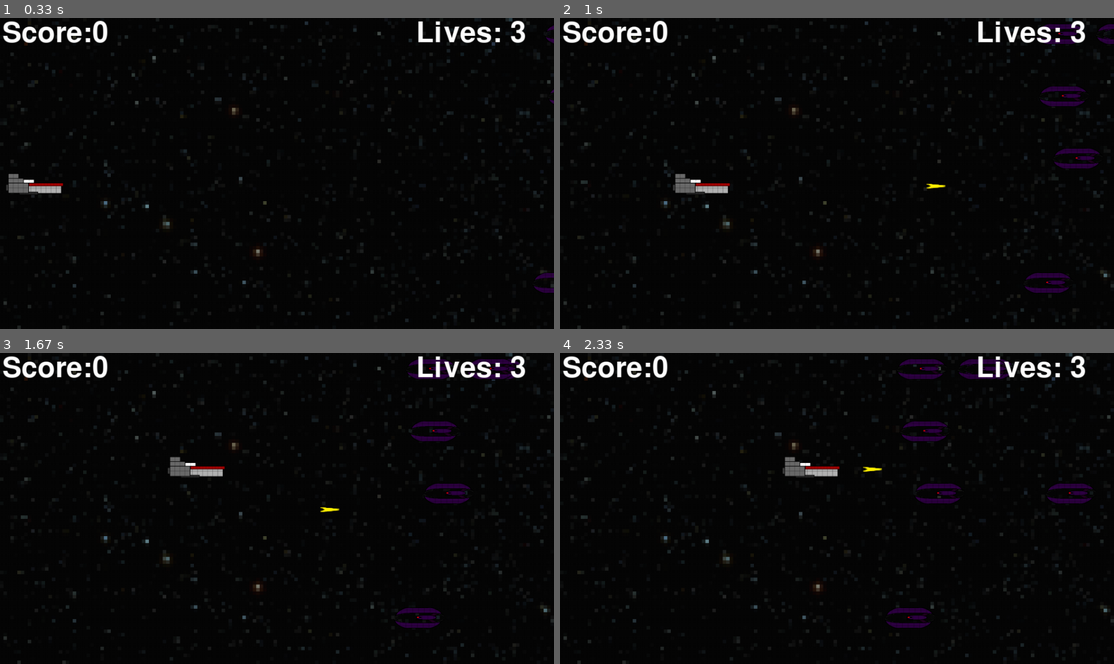
Above: before the commit, frames 1-4 (two rows, left to right).
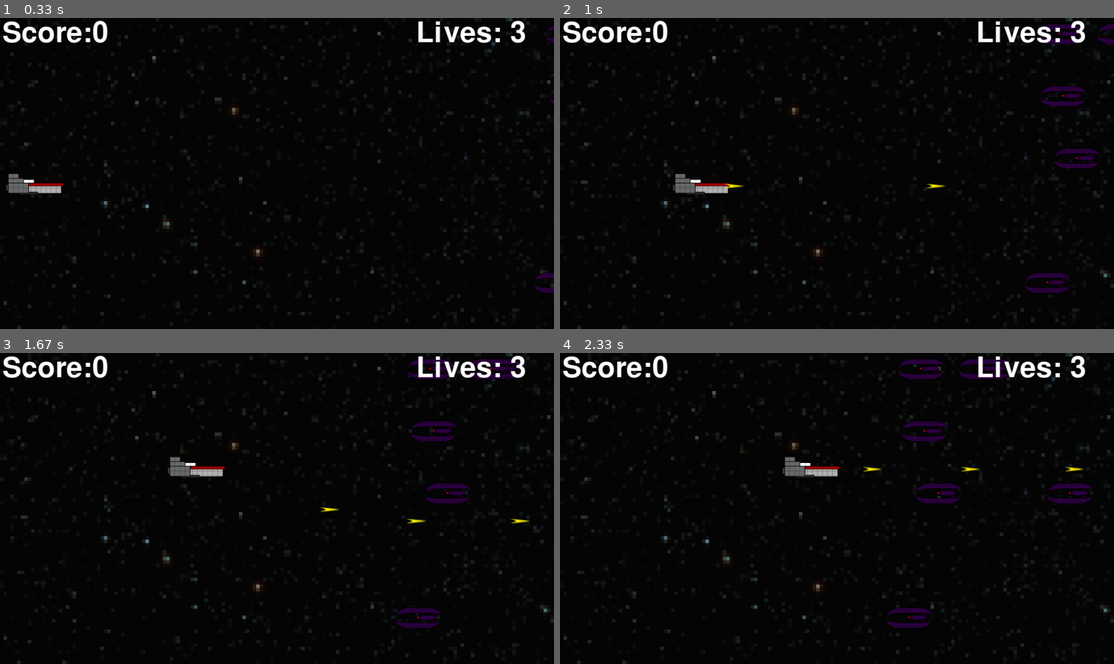
Above: after the commit, the same moments.

Repository: Demi-hero/UoN_Game_Project
Game: pygame game, started from Main.py
Two runs of this game, one before a commit and one after it. Both use one fixed random seed, a clock stepped at 60 frames per second and the inputs below.
Inputs (mouse positions are in pixels of both pictures, inside the frame that each line leads up to):
- Up to frame 1 (0.33 s): no input
- Up to frame 2 (1 s): hold Space 0.33-0.8 s; hold Right 0.33-0.8 s; move the mouse to (814, 185) at 0.37 s; hold Right from 0.83 s (still down); move the mouse to (1014, 164) at 0.87 s; tap Space at 0.9 s
- Up to frame 3 (1.67 s): tap Space at 1.2, 1.4 s; release Right at 1.3 s; hold Up 1.33-1.63 s; move the mouse to (144, 511) at 1.37 s
- Up to frame 4 (2.33 s): hold Right 1.67-2.13 s; move the mouse to (665, 461) at 1.7 s; tap Space at 1.73, 2.03, 2.23 s; hold Left from 2.17 s (still down); move the mouse to (920, 399) at 2.2 s

Frame 1 is identical in both runs. In frame 2, less than 0.1% of the frame differs, in the area x 29-70%, y 53-55%; in frame 3, 0.1%, in the area x 57-96%, y 49-55%; in frame 4, 0.1%.

Commit message:
Fixed the bullets
Was bored with the Pause screen not working so fixed the bullet glitch

Diff:
--- a/Main.py
+++ b/Main.py
@@ -69,8 +69,6 @@
             self.player_ypos -= (2*self.ypos_change)
         else:
             self.player_ypos += self.ypos_change
-        # update hitbox with final pos
-
         self._player_hitbox = pyg.Rect(self.player_xpos, self.player_ypos,
                                        Sprites.player1.ln, Sprites.player1.ht)
 
@@ -108,7 +106,6 @@
                 alien.x = Sprites.WIDTH + 10
                 alien.y = 0
                 alien.hitbox = pyg.Rect(alien.x, alien.y, alien.ln, alien.ht)
-
 
     # what to do when images render
     def on_render(self):
--- a/Sprites.py
+++ b/Sprites.py
@@ -26,15 +26,6 @@
         self.y = y-self.ht
         self.hitbox = pyg.Rect(self.x, self.y, self.ln, self.ht)
         self.lives = 3
-
-    # event handler?
-    def on_hit(self):
-        self.lives -= 1
-        self.x = BORDER
-        self.y = HEIGHT//2
-        self.draw()
-    # event handler
-
 
 class Bullet:
     # image is 33 by 8 px
--- a/event_handler.py
+++ b/event_handler.py
@@ -48,9 +48,14 @@
         elif event.key == pyg.K_UP:
             self.ypos_change = -5
         elif event.key == pyg.K_SPACE:
+            reload = 0
             for bullet in Sprites.clip:
                 if not bullet.alive:
                     bullet.fire(self.player_xpos, self.player_ypos)
+                    reload = 5
+                    break
+                if reload > 0:
+                    reoload -= 1
         elif event.key == pyg.K_p:
             self.on_pause()
         elif event.key == pyg.K_q:
@@ -104,7 +109,7 @@
             self.message_display("Game Over")
             self.message_display("Press any key to try again", .65)
             pyg.display.update()
-            time.sleep(2)
+            time.sleep(1.5)
             while True:
                 for event in pyg.event.get():
                     if event.type == pyg.KEYDOWN:
